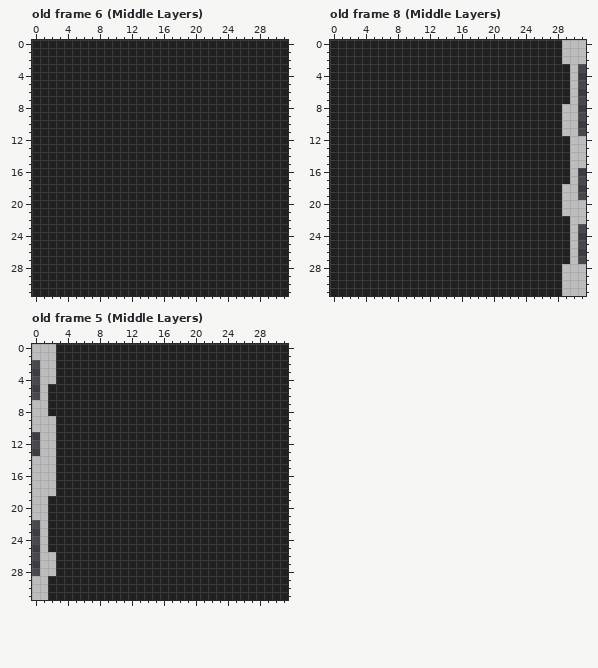
Edited in one commit: pixel-art file (dots/Aseprite drawings/WoodTiles.aseprite). The first picture shows the starting point.
32x32 pixels, 8 frames. Shown: old frame 6 (Middle Layers), old frame 8 (Middle Layers), old frame 5 (Middle Layers). The commit also changed other frames, which this record leaves out.
After:
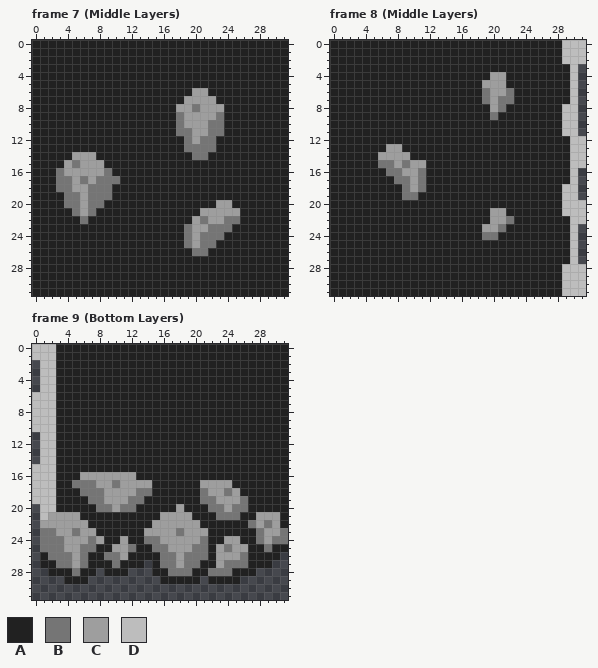
Palette (. is transparent): A #212121  B #757575  C #9e9e9e  D #bdbdbd
A new or re-ordered frame is compared with the old frame closest to it.
Difference:
frames 8 -> 12
--- frame 7 (Middle Layers) is new; against old frame 6 (Middle Layers)
@@ x 0..31 @@
  5 AAAAAAAAAAAAAAAAAAAAAAAAAAAAAAAA
- 6 AAAAAAAAAAAAAAAAAAAAAAAAAAAAAAAA
- 7 AAAAAAAAAAAAAAAAAAAAAAAAAAAAAAAA
- 8 AAAAAAAAAAAAAAAAAAAAAAAAAAAAAAAA
- 9 AAAAAAAAAAAAAAAAAAAAAAAAAAAAAAAA
-10 AAAAAAAAAAAAAAAAAAAAAAAAAAAAAAAA
-11 AAAAAAAAAAAAAAAAAAAAAAAAAAAAAAAA
-12 AAAAAAAAAAAAAAAAAAAAAAAAAAAAAAAA
-13 AAAAAAAAAAAAAAAAAAAAAAAAAAAAAAAA
-14 AAAAAAAAAAAAAAAAAAAAAAAAAAAAAAAA
-15 AAAAAAAAAAAAAAAAAAAAAAAAAAAAAAAA
-16 AAAAAAAAAAAAAAAAAAAAAAAAAAAAAAAA
-17 AAAAAAAAAAAAAAAAAAAAAAAAAAAAAAAA
-18 AAAAAAAAAAAAAAAAAAAAAAAAAAAAAAAA
-19 AAAAAAAAAAAAAAAAAAAAAAAAAAAAAAAA
-20 AAAAAAAAAAAAAAAAAAAAAAAAAAAAAAAA
-21 AAAAAAAAAAAAAAAAAAAAAAAAAAAAAAAA
-22 AAAAAAAAAAAAAAAAAAAAAAAAAAAAAAAA
-23 AAAAAAAAAAAAAAAAAAAAAAAAAAAAAAAA
-24 AAAAAAAAAAAAAAAAAAAAAAAAAAAAAAAA
-25 AAAAAAAAAAAAAAAAAAAAAAAAAAAAAAAA
-26 AAAAAAAAAAAAAAAAAAAAAAAAAAAAAAAA
+ 6 AAAAAAAAAAAAAAAAAAAACCAAAAAAAAAA
+ 7 AAAAAAAAAAAAAAAAAAACCCCAAAAAAAAA
+ 8 AAAAAAAAAAAAAAAAAACCBCCCAAAAAAAA
+ 9 AAAAAAAAAAAAAAAAAABCCCCBAAAAAAAA
+10 AAAAAAAAAAAAAAAAAABCCCBBAAAAAAAA
+11 AAAAAAAAAAAAAAAAAABBCCBBAAAAAAAA
+12 AAAAAAAAAAAAAAAAAAABCBBAAAAAAAAA
+13 AAAAAAAAAAAAAAAAAAABBBBAAAAAAAAA
+14 AAAAACCCAAAAAAAAAAAABBAAAAAAAAAA
+15 AAAACBCCCAAAAAAAAAAAAAAAAAAAAAAA
+16 AAABCCCCCBAAAAAAAAAAAAAAAAAAAAAA
+17 AAABBCBCBBBAAAAAAAAAAAAAAAAAAAAA
+18 AAABBCCBBBAAAAAAAAAAAAAAAAAAAAAA
+19 AAAABBCBBBAAAAAAAAAAAAAAAAAAAAAA
+20 AAAABBCBBAAAAAAAAAAAAAACCAAAAAAA
+21 AAAAABCBAAAAAAAAAAAAACCCCCAAAAAA
+22 AAAAAABAAAAAAAAAAAAACBCCBBAAAAAA
+23 AAAAAAAAAAAAAAAAAAABCCBBBAAAAAAA
+24 AAAAAAAAAAAAAAAAAAABCBBBAAAAAAAA
+25 AAAAAAAAAAAAAAAAAAABCBBAAAAAAAAA
+26 AAAAAAAAAAAAAAAAAAAABBAAAAAAAAAA
 27 AAAAAAAAAAAAAAAAAAAAAAAAAAAAAAAA
--- frame 8 (Middle Layers) is new; against old frame 8 (Middle Layers)
@@ x 17..24 @@
  3 AAAAAAAA
- 4 AAAAAAAA
- 5 AAAAAAAA
- 6 AAAAAAAA
- 7 AAAAAAAA
- 8 AAAAAAAA
- 9 AAAAAAAA
+ 4 AAACCAAA
+ 5 AACCCAAA
+ 6 AABCCBAA
+ 7 AABCBBAA
+ 8 AAACBAAA
+ 9 AAABAAAA
 10 AAAAAAAA
@@ x 4..24 @@
 12 AAAAAAAAAAAAAAAAAAAAA
-13 AAAAAAAAAAAAAAAAAAAAA
-14 AAAAAAAAAAAAAAAAAAAAA
-15 AAAAAAAAAAAAAAAAAAAAA
-16 AAAAAAAAAAAAAAAAAAAAA
-17 AAAAAAAAAAAAAAAAAAAAA
-18 AAAAAAAAAAAAAAAAAAAAA
-19 AAAAAAAAAAAAAAAAAAAAA
+13 AAACCAAAAAAAAAAAAAAAA
+14 AACCCCAAAAAAAAAAAAAAA
+15 AABBCBCCAAAAAAAAAAAAA
+16 AAABBCCBAAAAAAAAAAAAA
+17 AAAABBCBAAAAAAAAAAAAA
+18 AAAAABCBAAAAAAAAAAAAA
+19 AAAAABBAAAAAAAAAAAAAA
 20 AAAAAAAAAAAAAAAAAAAAA
-21 AAAAAAAAAAAAAAAAAAAAA
-22 AAAAAAAAAAAAAAAAAAAAA
-23 AAAAAAAAAAAAAAAAAAAAA
-24 AAAAAAAAAAAAAAAAAAAAA
+21 AAAAAAAAAAAAAAAACCAAA
+22 AAAAAAAAAAAAAAAACCBAA
+23 AAAAAAAAAAAAAAACCBAAA
+24 AAAAAAAAAAAAAAABBAAAA
 25 AAAAAAAAAAAAAAAAAAAAA
--- frame 9 (Bottom Layers) is new; against old frame 5 (Middle Layers)
@@ x 0..4 @@
  4 .DDAA
- 5 .DAAA
- 6 .DAAA
- 7 DDAAA
- 8 DDAAA
+ 5 .DDAA
+ 6 DDDAA
+ 7 DDDAA
+ 8 DDDAA
  9 DDDAA
@@ x 0..31 @@
 13 .DDAAAAAAAAAAAAAAAAAAAAAAAAAAAAA
-14 DDDAAAAAAAAAAAAAAAAAAAAAAAAAAAAA
+14 .DDAAAAAAAAAAAAAAAAAAAAAAAAAAAAA
 15 DDDAAAAAAAAAAAAAAAAAAAAAAAAAAAAA
-16 DDDAAAAAAAAAAAAAAAAAAAAAAAAAAAAA
-17 DDDAAAAAAAAAAAAAAAAAAAAAAAAAAAAA
-18 DDDAAAAAAAAAAAAAAAAAAAAAAAAAAAAA
-19 DDAAAAAAAAAAAAAAAAAAAAAAAAAAAAAA
-20 DDAAAAAAAAAAAAAAAAAAAAAAAAAAAAAA
-21 DDAAAAAAAAAAAAAAAAAAAAAAAAAAAAAA
-22 .DAAAAAAAAAAAAAAAAAAAAAAAAAAAAAA
-23 .DAAAAAAAAAAAAAAAAAAAAAAAAAAAAAA
-24 .DAAAAAAAAAAAAAAAAAAAAAAAAAAAAAA
-25 .DAAAAAAAAAAAAAAAAAAAAAAAAAAAAAA
-26 .DDAAAAAAAAAAAAAAAAAAAAAAAAAAAAA
-27 .DDAAAAAAAAAAAAAAAAAAAAAAAAAAAAA
-28 .DDAAAAAAAAAAAAAAAAAAAAAAAAAAAAA
-29 DDAAAAAAAAAAAAAAAAAAAAAAAAAAAAAA
-30 DDAAAAAAAAAAAAAAAAAAAAAAAAAAAAAA
-31 DDAAAAAAAAAAAAAAAAAAAAAAAAAAAAAA
+16 DDDAAACCCCCCCAAAAAAAAAAAAAAAAAAA
+17 DDDAABBBCCBCCCCAAAAAACCCCAAAAAAA
+18 DDDAAABBBCCCCBBAAAAAABCCBCAAAAAA
+19 DDDAAAABBCCCBBAAAAAAABBCCCBAAAAA
+20 .DDAAAAABBCBBAAAAACAAABBCBBAAAAA
+21 .DCCCCAAAAAAAAAACCCCAAABBBAACCCA
+22 .CCCCCCAAAAAAAACCCCCCAAAAAABCBCA
+23 .BBCCBCCAAAAAACCCCBCCCAAAAAABCCB
+24 .BBBCCCBCAACAABBCCCCCBAACCAABCBB
+25 .BBBCCBBAACCBAABBCCCBBACBCCAABAA
+26 .ABBBCBAABBCAAAABBCBBBACCCBAAAA.
+27 .AABBCBAAABAAA.ABBCBBAACBBBAAA..
+28 ..AAABAA.AAA...AABBBAABBBAAA....
+29 ....AAA.........AAAAA.AAAA......
+30 ................................
+31 ................................
Boxes around the changes in both pictures, in picture pixels (x1, y1, x2, y2):
changed: (176, 88, 224, 160)
changed: (56, 152, 120, 224)
changed: (184, 200, 240, 256)
changed: (482, 72, 514, 120)
changed: (378, 144, 426, 200)
changed: (482, 208, 514, 240)
changed: (32, 384, 56, 416)
changed: (32, 456, 288, 600)
